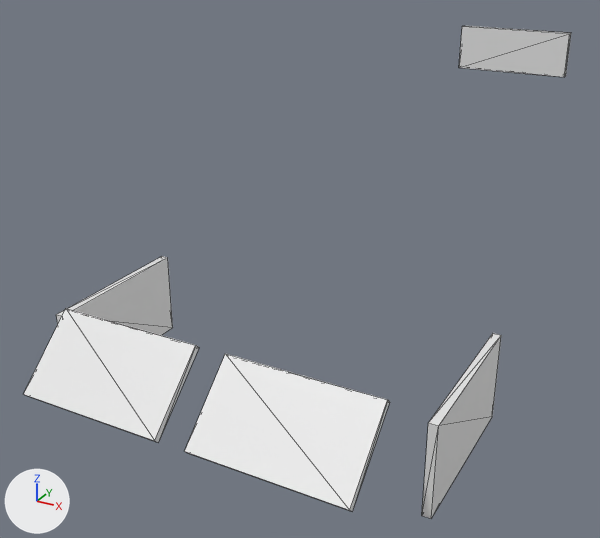
Renders of the OBJ model Assets/_Project/Art/Environment/Dominion/SAM01_Picket/SAM01_Glass.obj from each side of a commit.
Camera for both pictures: a 50 mm camera at (3.63, -9.6, 8.12) aimed at (-0.88, -1.4, 4.02). Lighting does not change. The marker at lower left points along +X, +Y and +Z. The first picture is the older version. Mesh edges are drawn as thin lines. Where no turn or scale is listed for an object, it has been applied to the vertices.

Objects in the first picture: 'SAM01_Glass'.
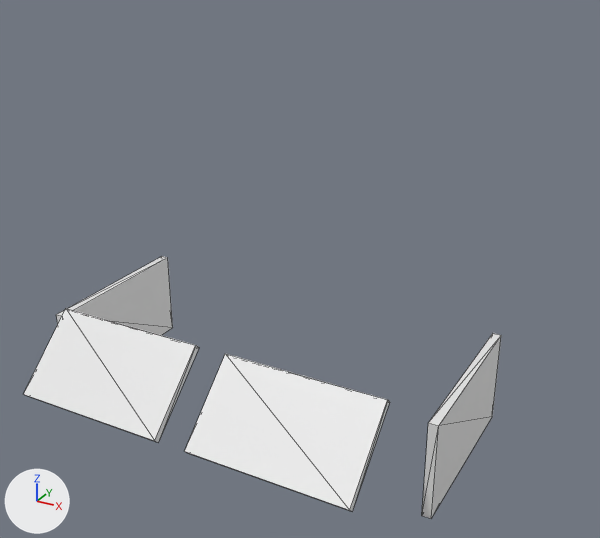
Changed parts and their boxes (x1, y1, x2, y2) in the pictures (600 x 538 px):
'SAM01_Glass', reshaped (13% narrower, 47% shorter)
    before: (24, 26, 571, 519)
    after: (24, 256, 501, 519)
part 1 of me_sam01_glass, deleted
    before: (459, 26, 571, 77)

What changed in the scene script:
```text
Change me_sam01_glass:
    used by ob_sam01_glass; location = (0.0, 0.0, 0.0)
    remove me_sam01_glass.from_pydata(...)  # 40 vertices, 60 faces; spans x -1.97..1.97, y -5.2..4.26, z 3.54..6.27
    add me_sam01_glass.from_pydata(...)  # 32 vertices, 48 faces; spans x -1.97..1.97, y -5.2..-2.68, z 3.54..4.68
    me_sam01_glass part 1: the loose piece of 8 vertices spanning x -0.87..0.87, y 4.14..4.26, z 5.59..6.27 is deleted
```
